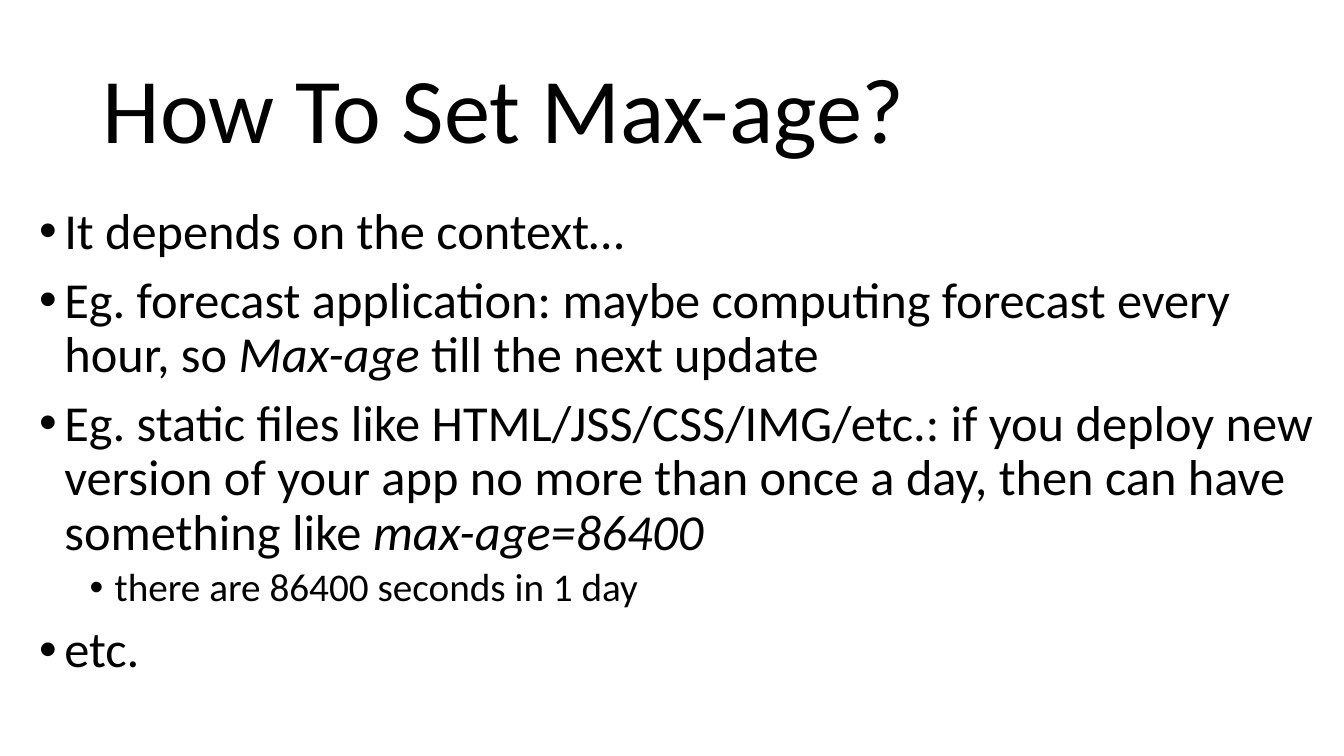
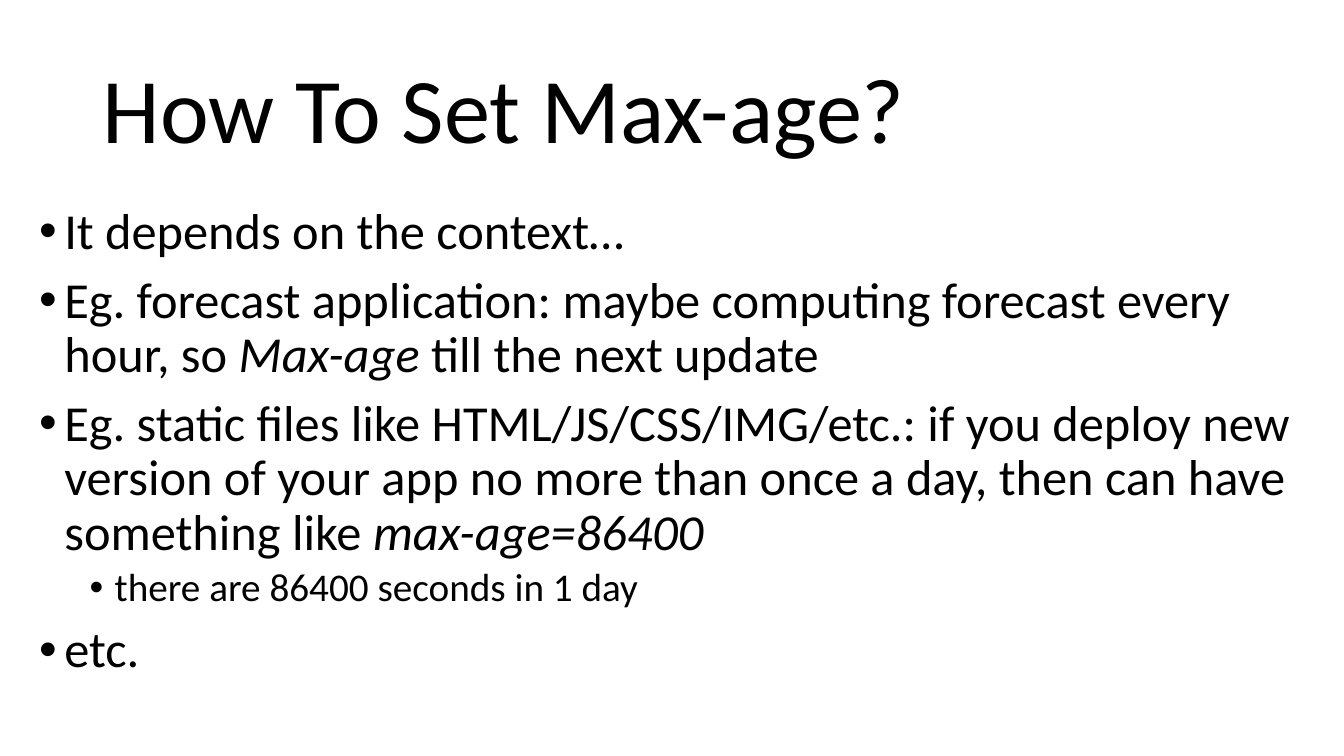
Before and after one commit to arcuri82/testing_security_development_enterprise_systems, a slide deck: slide 14 of doc/advanced/slides/lesson_07.pptx. Drawn at 1344x756 pixels with LibreOffice and Linux fonts; fonts in the diff are those of the drawing. Boxes give left, top, right and bottom in pixels: in the first picture for what was removed or moved away, otherwise in the second. Text is boxed around its words. In the diff, an @@ line names an element or a change of style, - is before the commit and + after.

```diff
--- a/doc/advanced/slides/lesson_07.pptx
+++ b/doc/advanced/slides/lesson_07.pptx
@@ text at <box>64,406,1289,559</box>: text changed @@
-• Eg. static files like HTML/JSS/CSS/IMG/etc.: if you deploy new version of your app no more than once a day, then can have something like max-age=86400
+• Eg. static files like HTML/JS/CSS/IMG/etc.: if you deploy new version of your app no more than once a day, then can have something like max-age=86400
```
Also in this commit, not shown: 3 other files.
